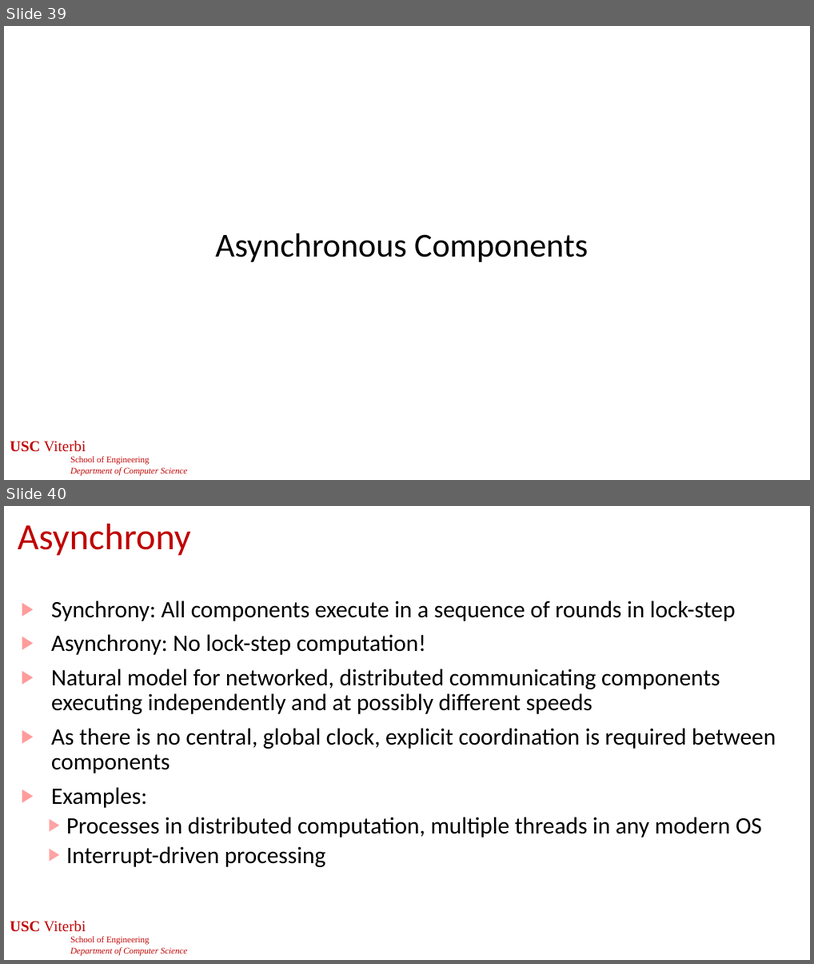
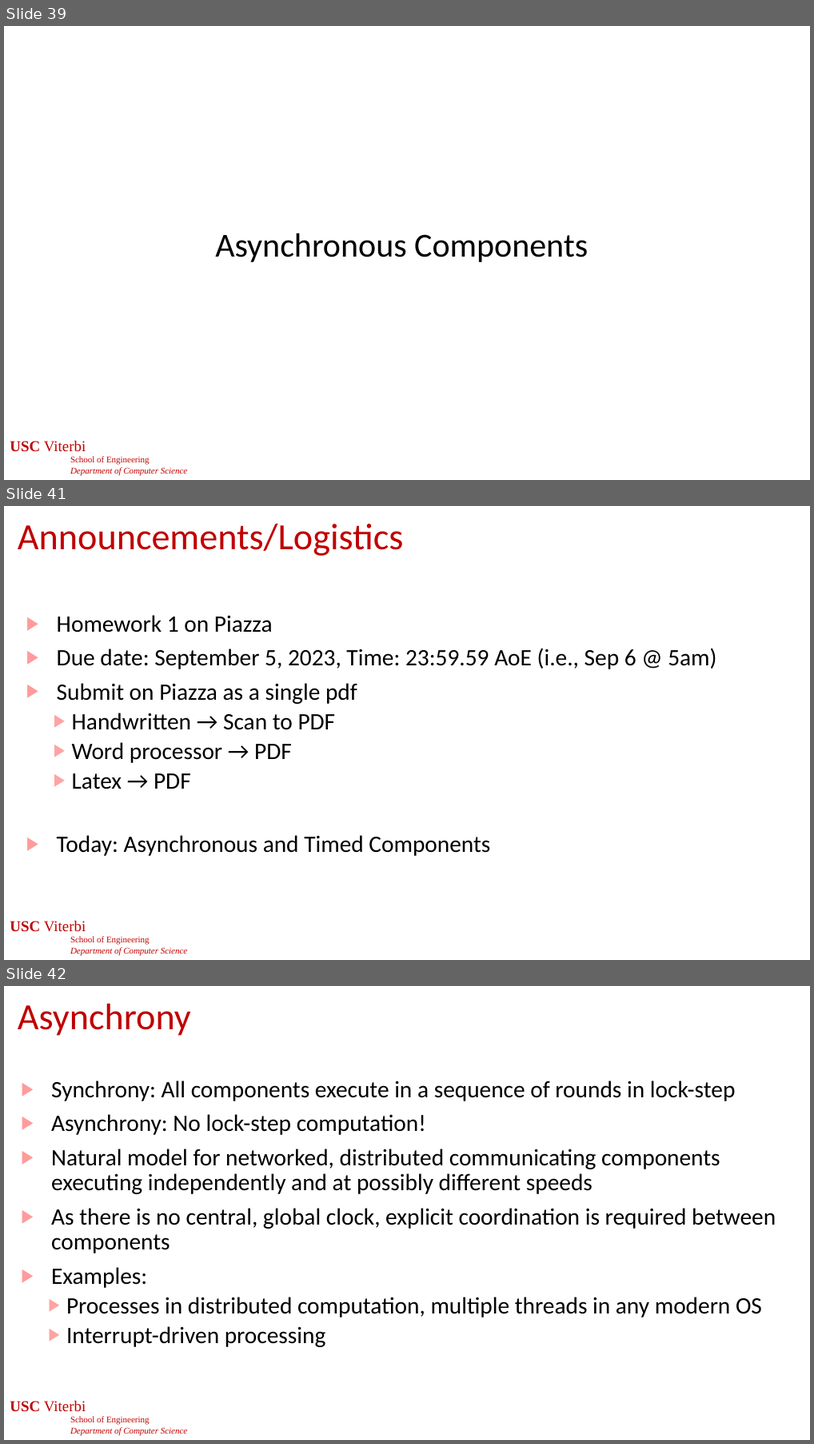
Before and after one commit to jdeshmukh/jdeshmukh.github.io, a slide deck: teaching/cs513slides/lecture1-Models.pptx. Shown one above the other, each under a label of ours: slides 39 and 40 before the commit, slides 39, 41 and 42 after it; the slides between them are not shown. The pictures are 814x964 and 814x1444 pixels, drawn with LibreOffice and Linux fonts; fonts in the diff are those of the drawing; background and template pictures are left out. Boxes give left, top, right and bottom in pixels: in the first picture for what was removed or moved away, otherwise in the second. Text is boxed around its words. In the diff, an @@ line names an element or a change of style, - is before the commit and + after.

```diff
--- a/teaching/cs513slides/lecture1-Models.pptx
+++ b/teaching/cs513slides/lecture1-Models.pptx
@@ slide 41 added at <box>4,506,810,960</box>, background #FFFFFF; not listed: 1 template element that a slide beside it also shows @@
@@ title added at <box>18,524,403,556</box>, 44 pt, text #C00000 @@
+Announcements/Logistics
@@ text added at <box>57,615,717,856</box>, 28 pt, text #000000 @@
+▶ Homework 1 on Piazza
+▶ Due date: September 5, 2023, Time: 23:59.59 AoE (i.e., Sep 6 @ 5am)
+▶ Submit on Piazza as a single pdf
+  ▶ Handwritten → Scan to PDF
+  ▶ Word processor → PDF
+  ▶ Latex → PDF
+▶ Today: Asynchronous and Timed Components
@@ page number added at <box>317,928,498,952</box>, 24 pt, text #FFFFFF @@
+41
@@ what was slide 40 is now slide 42 @@
```
Also in this commit, not shown: 4 slides changed, 1 other slide added, 4 other files.
